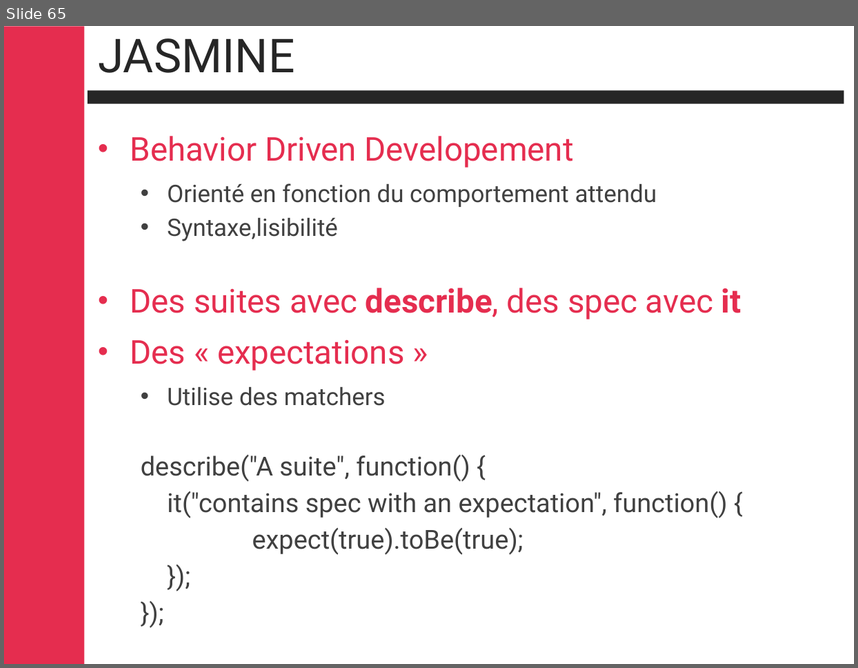
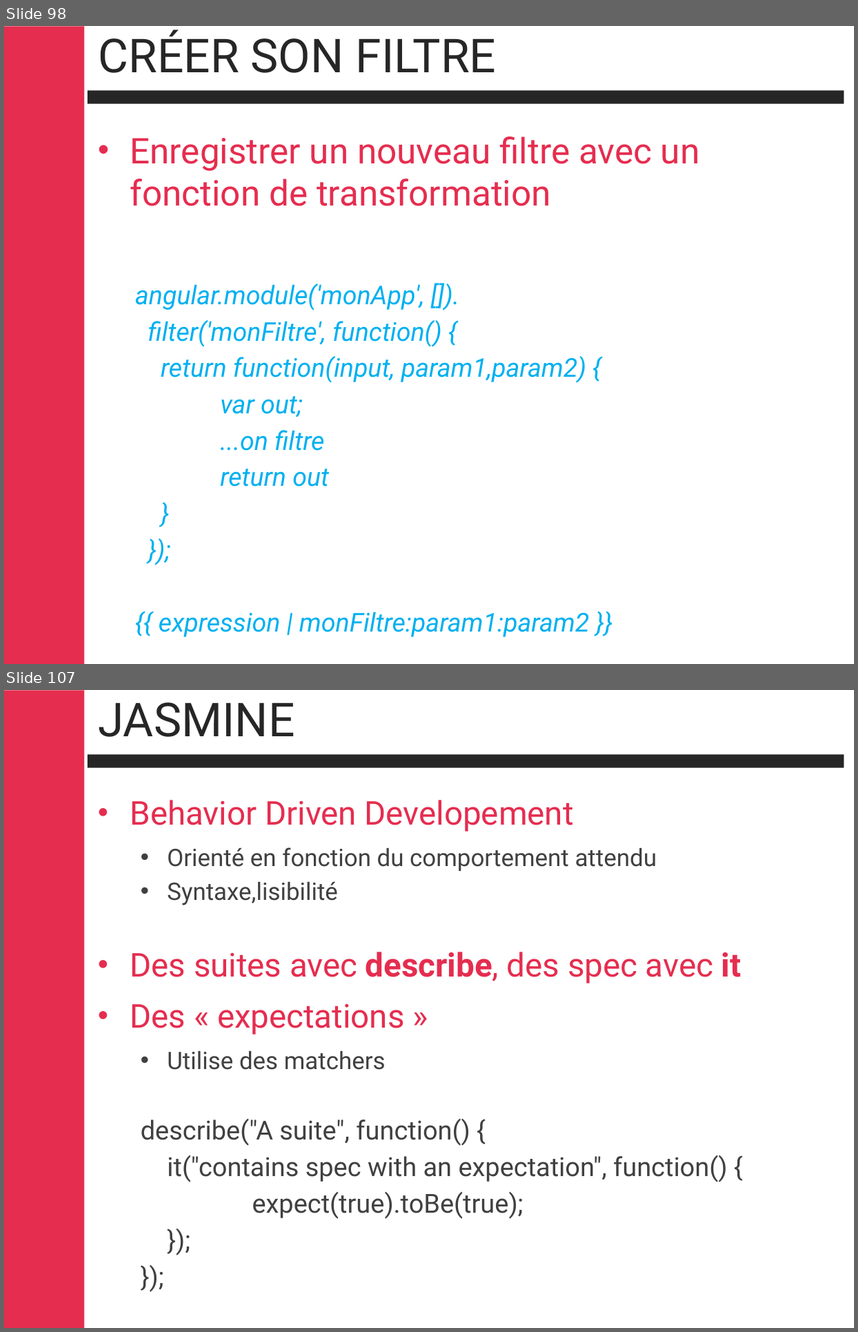
Before and after one commit to cbalit/handson-angular, a slide deck: Angular.pptx. Shown one above the other, each under a label of ours: slide 65 before the commit, slides 98 and 107 after it; the slides between them are not shown. The pictures are 858x668 and 858x1332 pixels, drawn with LibreOffice and Linux fonts; fonts in the diff are those of the drawing; background and template pictures are left out. Boxes give left, top, right and bottom in pixels: in the first picture for what was removed or moved away, otherwise in the second. Text is boxed around its words. In the diff, an @@ line names an element or a change of style, - is before the commit and + after.

```diff
--- a/Angular.pptx
+++ b/Angular.pptx
@@ slide 98 added at (x1=4, y1=26, x2=854, y2=664), background #FFFFFF; not listed: 2 template elements that a slide beside it also shows @@
@@ title added at (x1=98, y1=29, x2=497, y2=73), 39.6 pt, text #262626 @@
+CRÉER SON FILTRE
@@ text added at (x1=130, y1=136, x2=700, y2=637), 22 pt, text #00B0F0, italic @@
+• Enregistrer un nouveau filtre avec un fonction de transformation
+  angular.module('monApp', []).
+  filter('monFiltre', function() {
+  return function(input, param1,param2) {
+  var out;
+  ...on filtre
+  return out
+  }
+  });
+  {{ expression | monFiltre:param1:param2 }}
@@ what was slide 65 is now slide 107 @@
```
Also in this commit, not shown: 24 slides changed, 56 other slides added, 14 slides removed.
